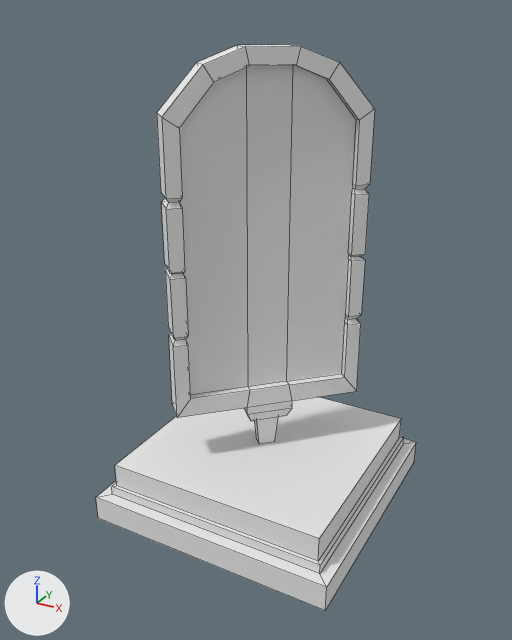
Renders of the Blender file Assets/3DModels/Levels/Static Mirror/StaticMirror.blend from each side of a commit.
The view is the same before and after, from a 50 mm lens placed at (1.68, -3.18, 1.48), pointed at (-0.02, -0.08, -0.06). Every picture has the same lights, and +X, +Y and +Z are marked at lower left. Mesh edges are drawn as thin lines.
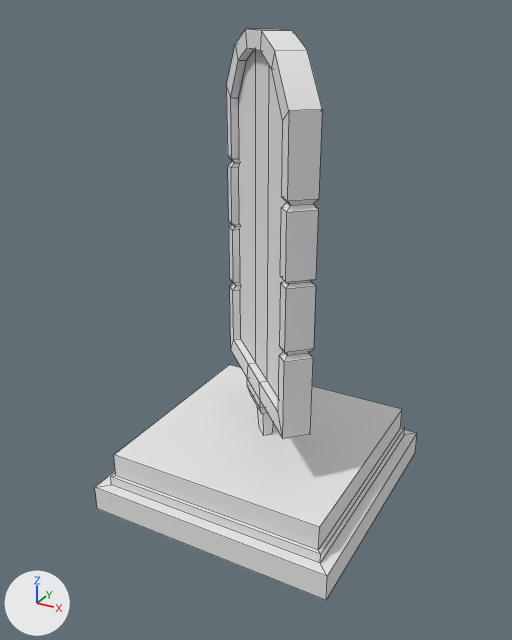
Where the change shows, as pixel boxes (x1, y1, x2, y2) in the pictures (512 x 640 px; the box of a moved part takes in the faces that stretch with it):
'Cube.001', reshaped, moved, turned
    before: (157, 45, 375, 444)
    after: (95, 29, 417, 600)
'Cube', deleted
    before: (96, 397, 416, 611)
part 1 of me_cube_001, moved or reshaped
    before: (157, 45, 375, 444)
    after: (226, 29, 322, 439)
part 2 of me_cube_001, added
    after: (95, 365, 417, 600)

What the commit changed:
me_cube_001 is used by ob_cube_001; location (0.0, 0.0, -1.227); rotation (0.0, 0.0, 0.785), in degrees (0, 0, 45).
me_cube_001 had 188 vertices, 159 faces and spanned x -0.53..0.53, y -0.07..0.07, z 0.35..2.55.
me_cube_001 now has 212 vertices, 180 faces and spans x -0.72..0.72, y -0.72..0.72, z -1.15..1.39.
me_cube_001 part 1: the loose piece of 184 vertices spanning x -0.53..0.53, y -0.07..0.07, z 0.35..2.55 is turned -45 degrees about the z axis through its middle, then moved by (0.0, 0.0, -1.16).
me_cube_001 part 2: a new loose piece of 24 vertices spanning x -0.72..0.72, y -0.72..0.72, z -1.15..-0.81, in mat_material (its picture is missing).
Object 'Cube.001' (ob_cube_001) turns from (0, 0, 45) to (0, 0, 0) degrees about x, y and z.
Object 'Cube.001' (ob_cube_001) moves from (0.0, 0.0, -1.227) to (0.0, 0.0, 0.0).
Object 'Cube' (ob_cube) is deleted.
